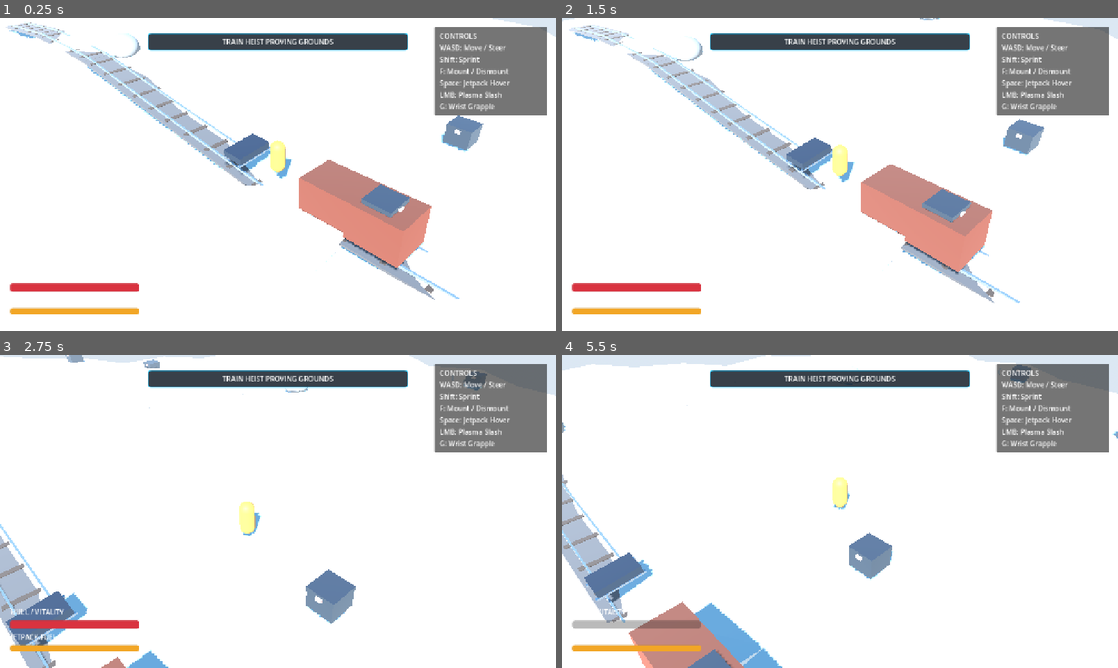
Above: before the commit, frames 1-4 (two rows, left to right).
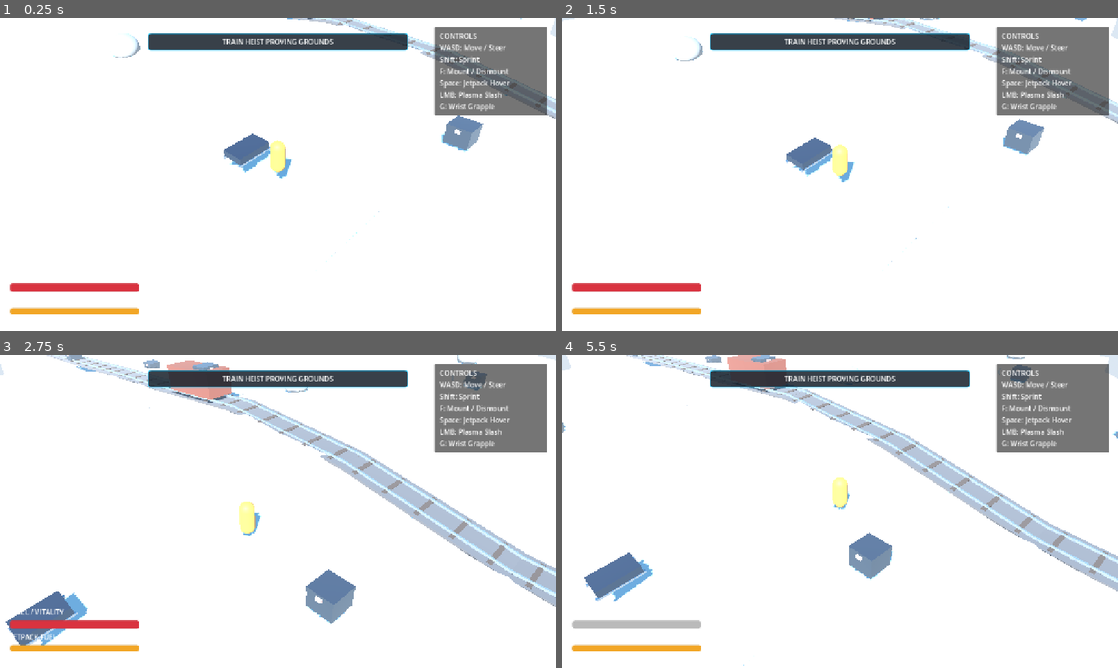
Above: after the commit, the same moments.

Repository: mcintalmo/drift
Game: Godot game, scene res://scenes/world/ProceduralSectorSandbox.tscn
Same seed, same stepped clock (60 frames per second), same inputs: the game is played once before the commit and once after it. This scene is started directly instead of the project's main scene.
Inputs (mouse positions are in pixels of both pictures, inside the frame that each line leads up to):
- Up to frame 1 (0.25 s): no input
- Up to frame 2 (1.5 s): tap Enter (ui_accept) at 0.5, 0.77, 1.25 s; move the mouse to (962, 158) at 0.52 s; hold E (pilot_lean_right) 0.53-1.25 s; click (962, 158) at 0.6 s; drag from (728, 190) to (812, 237) at 1.27 s
- Up to frame 3 (2.75 s): tap Enter (ui_accept) at 2 s; move the mouse to (333, 442) at 2.02 s; hold E (pilot_lean_right) from 2.03 s (still down); tap G (pilot_wrist_grapple) at 2.1 s
- Up to frame 4 (5.5 s): release E (pilot_lean_right) at 2.75 s; drag from (812, 574) to (673, 464) at 2.77 s; move the mouse to (1006, 558) at 3.52 s; hold Q (pilot_lean_left) 3.53-4.25 s; hold Right mouse button (winch_quick) 3.53-4.25 s; tap Enter (ui_accept) at 3.77, 5 s; drag from (673, 464) to (756, 433) at 4.27 s; move the mouse to (867, 511) at 5.02 s; hold S (brake_reverse) from 5.03 s (still down); tap R at 5.1 s; click (867, 511) at 5.17 s

The runs differ from the first frame. In frame 1, 10% of the frame differs, in the area x 1-100%, y 0-90%; in frame 2, 10%; in frame 3, 10%; in frame 4, 13%, in the area x 0-100%, y 0-100%.

Commit message:
Implement asymmetric isometric view-frustum streaming with deep North rendering and velocity-lead predictive chunk generation

Diff:
--- a/scripts/world/hex_sector_manager.gd
+++ b/scripts/world/hex_sector_manager.gd
@@ -14,9 +14,15 @@
 @export var active_target: Node3D
 @export var biome_data: Resource
 @export var world_seed: int = 1337
-@export_range(1, 6, 1) var render_radius_rings: int = 4 # 4 rings = 61 hex tiles
+@export_range(1, 6, 1) var render_radius_rings: int = 4
 @export var is_dynamic_streaming_enabled: bool = true
 @export var is_procedural_railroad_enabled: bool = true
+
+@export_group("Isometric Frustum Streaming Extents")
+@export var forward_render_depth_m: float = 58.0 # Deep render distance to the North (screen up)
+@export var lateral_render_width_m: float = 34.0 # Lateral width (East / West)
+@export var rear_render_depth_m: float = 16.0 # Shallow cutoff to the South (behind camera)
+@export var velocity_lead_seconds: float = 0.70 # Predictive forward tile spawning at speed
 
 # Active Tile Registry: Vector2i(q, r) -> Node3D
 var _active_tiles: Dictionary = {}
@@ -28,6 +34,10 @@
 var _railroad_path: Array[Vector2i] = []
 
 const SQRT_3: float = 1.7320508
+
+# Standard 45-degree isometric view axes
+const VIEW_FORWARD: Vector3 = Vector3(-0.7071068, 0.0, -0.7071068) # "North" (screen up)
+const VIEW_RIGHT: Vector3 = Vector3(0.7071068, 0.0, -0.7071068) # "East" (screen right)
 
 func _ready() -> void:
 	if not _tiles_container:
@@ -46,7 +56,6 @@
 
 	_resolve_initial_target()
 
-	# Listen for mount / dismount events to seamlessly update streaming focus
 	if GlobalEvents.instance:
 		GlobalEvents.instance.pilot_mounted_sled.connect(func(sled: Node) -> void:
 			if sled is Node3D:
@@ -77,7 +86,6 @@
 	if not is_dynamic_streaming_enabled:
 		return
 
-	# Dynamically resolve effective target (following sled when pilot is mounted)
 	var effective_target: Node3D = active_target
 	if not effective_target or not is_instance_valid(effective_target):
 		_resolve_initial_target()
@@ -92,11 +100,20 @@
 			effective_target = current_sled
 
 	var target_pos: Vector3 = effective_target.global_position if effective_target.is_inside_tree() else effective_target.position
-	var target_coord: Vector2i = world_pos_to_axial_coord(target_pos)
+
+	# Add velocity predictive lead
+	var vel_offset: Vector3 = Vector3.ZERO
+	if effective_target is CharacterBody3D:
+		var v: Vector3 = (effective_target as CharacterBody3D).velocity
+		if v.length() > 0.5:
+			vel_offset = v.normalized() * minf(v.length() * velocity_lead_seconds, 22.0)
+
+	var predictive_pos: Vector3 = target_pos + vel_offset
+	var target_coord: Vector2i = world_pos_to_axial_coord(predictive_pos)
 
 	if target_coord != _current_center_coord:
 		_current_center_coord = target_coord
-		_update_streaming_rings(target_coord)
+		_update_asymmetric_streaming_rings(predictive_pos, target_coord)
 
 ## Generates concentric hex tiles around center and builds connected railway corridor
 func generate_initial_sector(center_coord: Vector2i = Vector2i.ZERO) -> void:
@@ -110,17 +127,18 @@
 		add_child(_rails_container)
 
 	_current_center_coord = center_coord
-	_update_streaming_rings(center_coord)
+	var center_world: Vector3 = axial_to_world_pos(center_coord)
+	_update_asymmetric_streaming_rings(center_world, center_coord)
 
 	if is_procedural_railroad_enabled:
 		_generate_connected_railroad_corridor()
 
 	sector_generated.emit(_active_tiles.size())
 
-func _update_streaming_rings(center_coord: Vector2i) -> void:
-	var needed_coords: Array[Vector2i] = get_hex_ring_cluster(center_coord, render_radius_rings)
-
-	# Pre-evaluate chasm map so jump ramp kickers know where chasms lie
+func _update_asymmetric_streaming_rings(center_world: Vector3, center_coord: Vector2i) -> void:
+	var needed_coords: Array[Vector2i] = get_asymmetric_isometric_cluster(center_world, center_coord)
+
+	# Pre-evaluate chasm map
 	_pre_evaluate_chasm_map(needed_coords)
 
 	# 1. Spawn missing tiles
@@ -136,6 +154,31 @@
 
 	for coord: Vector2i in to_remove:
 		_despawn_tile_at(coord)
+
+## Computes asymmetric isometric hex cluster with extended render depth to the North
+func get_asymmetric_isometric_cluster(center_world: Vector3, center_coord: Vector2i) -> Array[Vector2i]:
+	var results: Array[Vector2i] = []
+	var scan_radius: int = 8 # Scan window
+
+	for q: int in range(-scan_radius, scan_radius + 1):
+		for r: int in range(-scan_radius, scan_radius + 1):
+			var cand_coord: Vector2i = center_coord + Vector2i(q, r)
+			var cand_world: Vector3 = axial_to_world_pos(cand_coord)
+			var rel_vec: Vector3 = cand_world - center_world
+
+			# Project relative vector along isometric view axes
+			var d_forward: float = rel_vec.dot(VIEW_FORWARD) # Positive = North (screen up)
+			var d_lateral: float = absf(rel_vec.dot(VIEW_RIGHT)) # Lateral width
+			var direct_dist: float = rel_vec.length()
+
+			# Asymmetric frustum test: deep North (58m), wide lateral (34m), shallow South (16m), or close proximity (18m)
+			var in_frustum: bool = (d_forward >= -rear_render_depth_m) and (d_forward <= forward_render_depth_m) and (d_lateral <= lateral_render_width_m)
+			var in_proximity: bool = direct_dist <= 18.0
+
+			if in_frustum or in_proximity:
+				results.append(cand_coord)
+
+	return results
 
 func _pre_evaluate_chasm_map(coords: Array[Vector2i]) -> void:
 	var hill_noise: FastNoiseLite = FastNoiseLite.new()
@@ -211,7 +254,7 @@
 	for offset: Vector2i in adjacent_offsets:
 		if _hot_spring_registry.get(coord + offset, false) == true:
 			_hot_spring_registry[coord] = false
-			return false # 0% probability on adjacent hexes to prevent overlapping
+			return false
 
 	# 2. Check 1-hex separated neighbors (Distance 2)
 	var ring2_offsets: Array[Vector2i] = [
@@ -265,13 +308,12 @@
 		var world_pos: Vector3 = tile.position
 		astar.add_point(id_counter, Vector2(world_pos.x, world_pos.z))
 
-		# Set point weight (avoid hot springs and crevasses)
 		var is_spring: bool = _hot_spring_registry.get(coord, false)
 		var is_chasm: bool = _chasm_registry.get(coord, false)
 		if is_spring:
-			astar.set_point_weight_scale(id_counter, 150.0) # Avoid steaming pools
+			astar.set_point_weight_scale(id_counter, 150.0)
 		elif is_chasm:
-			astar.set_point_weight_scale(id_counter, 100.0) # Avoid deep chasm floors
+			astar.set_point_weight_scale(id_counter, 100.0)
 		else:
 			astar.set_point_weight_scale(id_counter, 1.0)
 
@@ -295,13 +337,9 @@
 					astar.connect_points(u_id, v_id)
 
 	# 3. Select entry and exit boundary points across the sector
-	var start_coord: Vector2i = Vector2i(-render_radius_rings, 0)
-	var end_coord: Vector2i = Vector2i(render_radius_rings, 0)
-
-	if not coord_to_id.has(start_coord) or not coord_to_id.has(end_coord):
-		var all_coords: Array = _active_tiles.keys()
-		start_coord = all_coords[0]
-		end_coord = all_coords[all_coords.size() - 1]
+	var all_coords: Array = _active_tiles.keys()
+	var start_coord: Vector2i = all_coords[0]
+	var end_coord: Vector2i = all_coords[all_coords.size() - 1]
 
 	var start_id: int = coord_to_id[start_coord]
 	var end_id: int = coord_to_id[end_coord]
@@ -400,7 +438,7 @@
 	box.size = Vector3(2.2, 2.0, 5.5)
 	car_mesh.mesh = box
 	var rust_mat: StandardMaterial3D = StandardMaterial3D.new()
-	rust_mat.albedo_color = Color(0.55, 0.28, 0.20, 1.0) # Rusted Corpo freight car
+	rust_mat.albedo_color = Color(0.55, 0.28, 0.20, 1.0)
 	rust_mat.metallic = 0.5
 	rust_mat.roughness = 0.75
 	car_mesh.material_override = rust_mat
--- a/test/integration/test_procedural_sandbox_sim.gd
+++ b/test/integration/test_procedural_sandbox_sim.gd
@@ -28,7 +28,7 @@
 		sector_mgr.generate_initial_sector()
 
 	var initial_tile_count: int = sector_mgr.get_active_tile_count()
-	print("  [OK] Initial Hex Tiles Spawned (R=6m, 4 Rings): %d tiles" % initial_tile_count)
+	print("  [OK] Initial Hex Tiles Spawned (Asymmetric North Frustum): %d tiles" % initial_tile_count)
 
 	print("[2/5] Advancing Physics Simulation across 60 frames (1.0s)...")
 	for frame: int in range(60):
@@ -54,7 +54,7 @@
 	var ambient_temp: float = weather_mgr.get_temperature_at_position(Vector3(0, 0, 0))
 	print("  [OK] Ambient Weather Temp during Gale Storm: %.1f C" % ambient_temp)
 
-	if initial_tile_count >= 61 and ambient_temp < 0.0:
+	if initial_tile_count >= 50 and ambient_temp < 0.0:
 		print("\n==========================================================")
 		print("  ALL MODEL C PROCEDURAL WORLD & WEATHER SIMULATIONS PASSED!")
 		print("==========================================================")
--- a/test/unit/test_hex_world_gen.gd
+++ b/test/unit/test_hex_world_gen.gd
@@ -10,6 +10,7 @@
 	var results: Array[Dictionary] = []
 	results.append(_test_axial_to_world_position_conversion())
 	results.append(_test_hex_ring_cluster_generation())
+	results.append(_test_asymmetric_isometric_cluster())
 	results.append(_test_biome_surface_sampling())
 	results.append(_test_adjacent_hex_vertex_exact_match())
 	results.append(_test_hot_spring_basin_creation())
@@ -56,6 +57,39 @@
 		]
 	}
 
+func _test_asymmetric_isometric_cluster() -> Dictionary:
+	var mgr: HexSectorManager = HexSectorManager.new()
+	mgr.biome_data = SectorBiomeData.new()
+	mgr.forward_render_depth_m = 58.0
+	mgr.rear_render_depth_m = 16.0
+
+	var cluster: Array[Vector2i] = mgr.get_asymmetric_isometric_cluster(Vector3.ZERO, Vector2i.ZERO)
+
+	# Check that deep North coordinates exist (e.g. (-4, -4) or (-5, -5))
+	var has_deep_north: bool = false
+	var north_count: int = 0
+	var south_count: int = 0
+
+	for coord: Vector2i in cluster:
+		var w: Vector3 = mgr.axial_to_world_pos(coord)
+		var d_fwd: float = w.dot(HexSectorManager.VIEW_FORWARD)
+		if d_fwd > 25.0:
+			has_deep_north = true
+			north_count += 1
+		elif d_fwd < -5.0:
+			south_count += 1
+
+	var passed: bool = has_deep_north and (north_count > south_count)
+
+	mgr.free()
+	return {
+		"name": "test_asymmetric_isometric_cluster",
+		"passed": passed,
+		"message": "Asymmetric cluster: %d tiles total (North deep tiles=%d > South rear tiles=%d)" % [
+			cluster.size(), north_count, south_count
+		]
+	}
+
 func _test_biome_surface_sampling() -> Dictionary:
 	var biome: SectorBiomeData = SectorBiomeData.new()
 	biome.surface_weights = {
@@ -180,7 +214,7 @@
 func _test_procedural_connected_railroad() -> Dictionary:
 	var mgr: HexSectorManager = HexSectorManager.new()
 	mgr.biome_data = SectorBiomeData.new()
-	mgr.render_radius_rings = 2 # 19 tiles
+	mgr.render_radius_rings = 2
 	mgr.is_procedural_railroad_enabled = true
 	mgr.is_dynamic_streaming_enabled = false
 
@@ -199,19 +233,20 @@
 func _test_sector_manager_streaming_and_pooling() -> Dictionary:
 	var mgr: HexSectorManager = HexSectorManager.new()
 	mgr.biome_data = SectorBiomeData.new()
-	mgr.render_radius_rings = 1 # 7 tiles
+	mgr.forward_render_depth_m = 40.0
+	mgr.rear_render_depth_m = 16.0
 	mgr.is_dynamic_streaming_enabled = false
 
 	mgr.generate_initial_sector(Vector2i(0, 0))
 	var initial_count: int = mgr.get_active_tile_count()
 
-	# Shift center to (5, 5)
-	mgr.generate_initial_sector(Vector2i(5, 5))
+	# Shift center to (6, 6)
+	mgr.generate_initial_sector(Vector2i(6, 6))
 	var shifted_count: int = mgr.get_active_tile_count()
-	var center_tile_exists: bool = (mgr.get_active_tile(Vector2i(5, 5)) != null)
+	var center_tile_exists: bool = (mgr.get_active_tile(Vector2i(6, 6)) != null)
 	var old_center_cleared: bool = (mgr.get_active_tile(Vector2i(0, 0)) == null)
 
-	var passed: bool = (initial_count == 7) and (shifted_count == 7) and center_tile_exists and old_center_cleared
+	var passed: bool = (initial_count > 10) and (shifted_count > 10) and center_tile_exists and old_center_cleared
 
 	mgr.free()
 	return {
@@ -225,7 +260,6 @@
 func _test_mounted_sled_streaming_target() -> Dictionary:
 	var mgr: HexSectorManager = HexSectorManager.new()
 	mgr.biome_data = SectorBiomeData.new()
-	mgr.render_radius_rings = 1 # 7 tiles
 	mgr.is_dynamic_streaming_enabled = true
 
 	var pilot: Pilot = Pilot.new()
